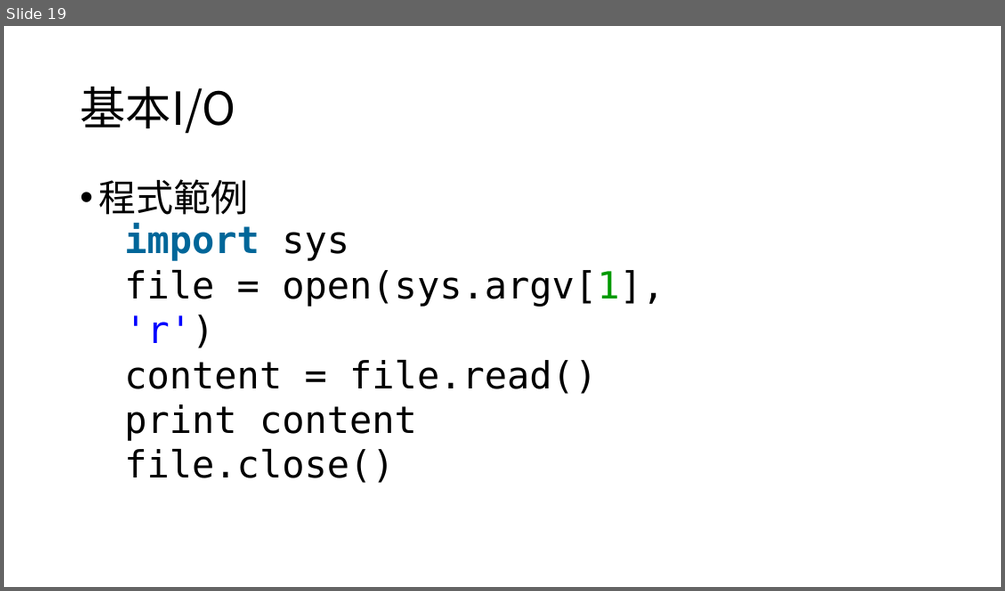
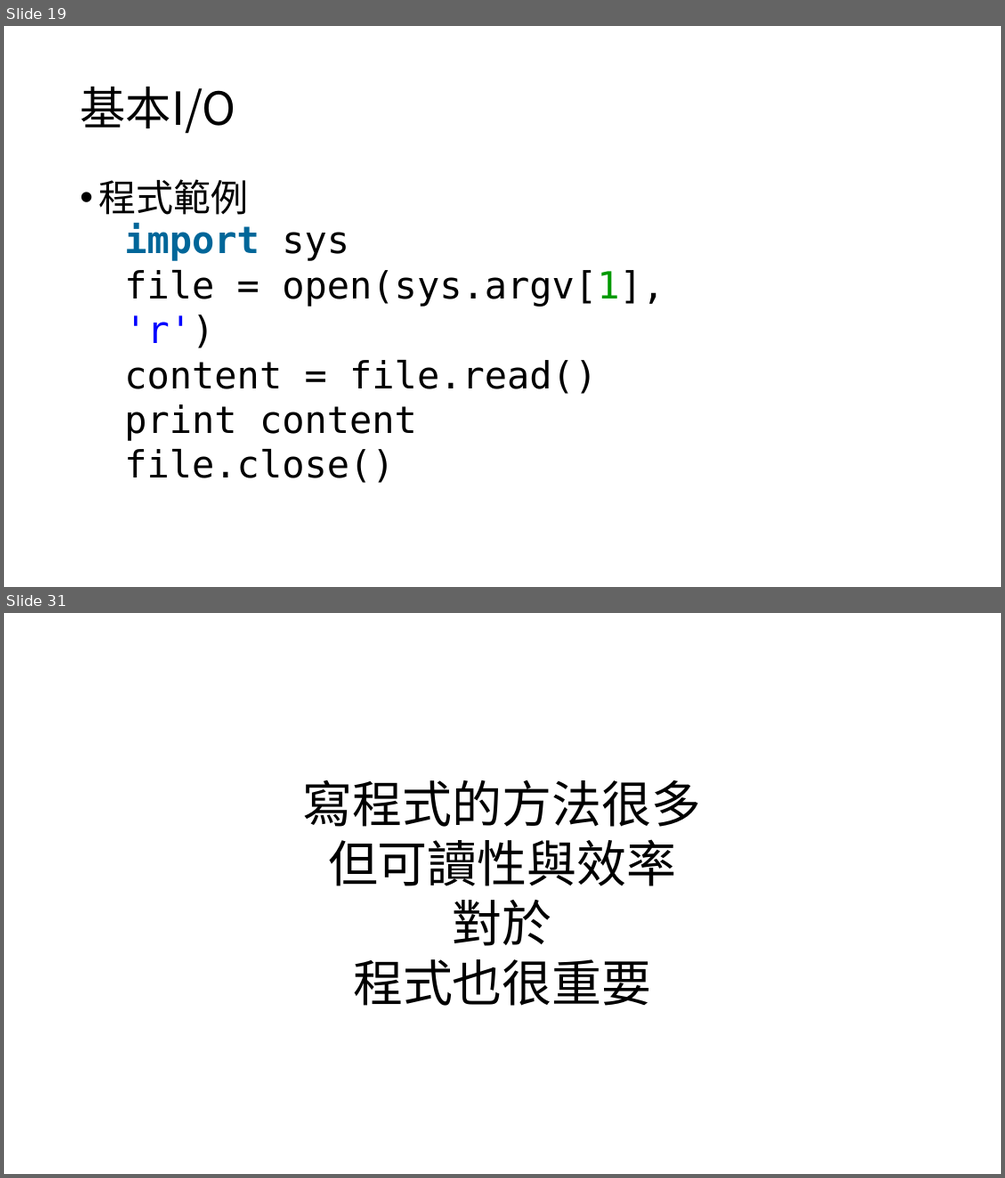
Before and after one commit to timmy61109/Python-Tutorial, a slide deck: Python程式設計入門指南.pptx. Shown one above the other, each under a label of ours: slide 19 before the commit, slides 19 and 31 after it; the slides between them are not shown. The pictures are 1005x591 and 1005x1178 pixels, drawn with LibreOffice and Linux fonts; fonts in the diff are those of the drawing. Boxes give left, top, right and bottom in pixels: in the first picture for what was removed or moved away, otherwise in the second. Text is boxed around its words. In the diff, an @@ line names an element or a change of style, - is before the commit and + after.

```diff
--- a/Python程式設計入門指南.pptx
+++ b/Python程式設計入門指南.pptx
@@ slide 31 added at (4, 613, 1001, 1174), background #FFFFFF @@
@@ text added at (303, 779, 702, 1005), 48 pt, text #000000 @@
+寫程式的方法很多
+但可讀性與效率
+對於
+程式也很重要
```
Also in this commit, not shown: 7 slides changed, 54 other slides added, 1 slide removed.
